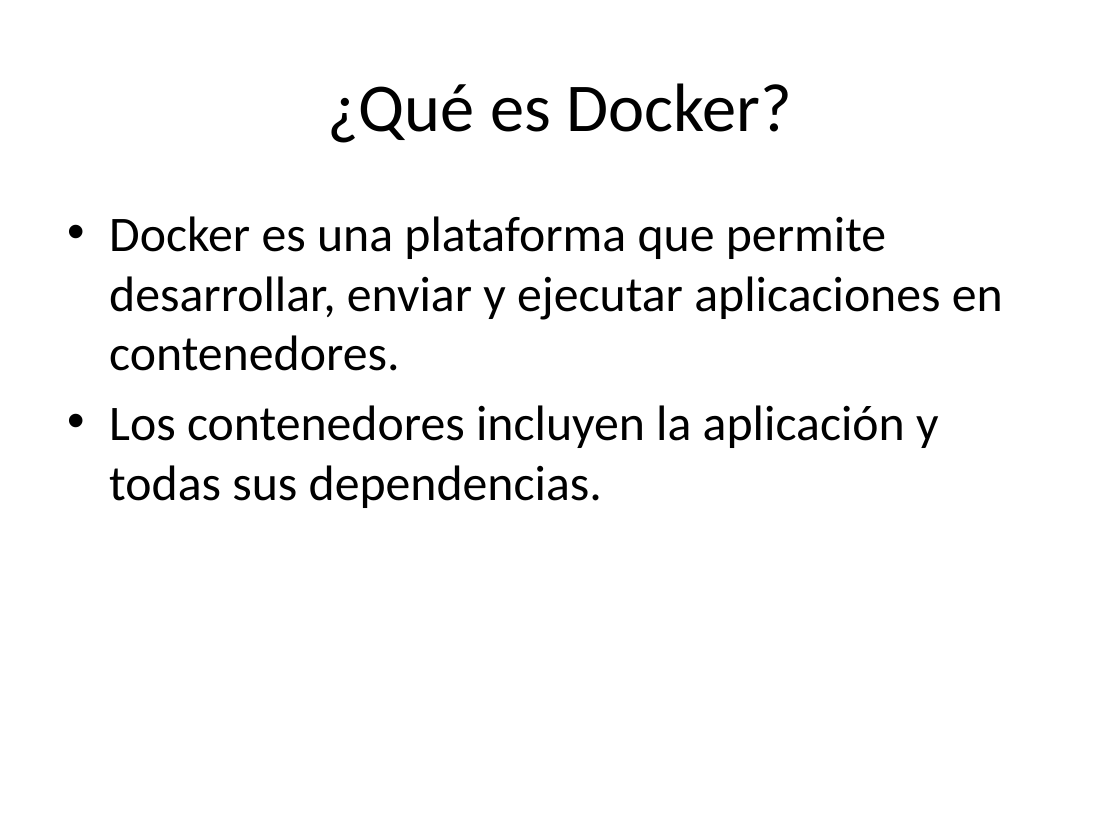
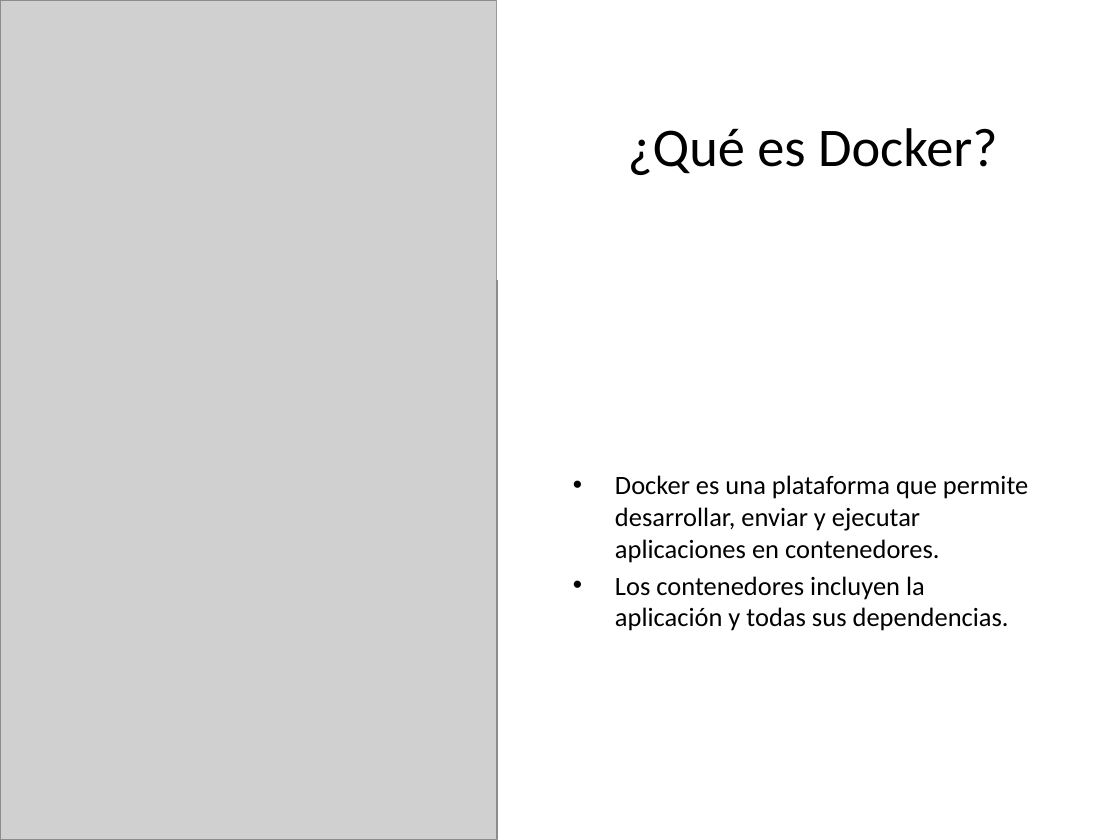
Before and after one commit to AlbertoRuizprofesor/programacion_sistemas_informaticos, a slide deck: slide 2 of MF0964_3 Desarrollo de elementos software para gestión de/SISTEMAS INFORMATICOS/DOCKER/docker_docker_desktop_presentacion_detallada.pptx. Drawn at 1120x840 pixels with LibreOffice and Linux fonts; fonts in the diff are those of the drawing; grey boxes stand for pictures. Boxes give left, top, right and bottom in pixels: in the first picture for what was removed or moved away, otherwise in the second. Text is boxed around its words. In the diff, an @@ line names an element or a change of style, - is before the commit and + after.

```diff
--- a/MF0964_3 Desarrollo de elementos software para gestión de/SISTEMAS INFORMATICOS/DOCKER/docker_docker_desktop_presentacion_detallada.pptx
+++ b/MF0964_3 Desarrollo de elementos software para gestión de/SISTEMAS INFORMATICOS/DOCKER/docker_docker_desktop_presentacion_detallada.pptx
@@ picture added at box(0, 0, 497, 840) @@
@@ rectangle added at box(497, 0, 1120, 280), fill #FFFFFF @@
@@ title "¿Qué es Docker?": place and size @@
-title "¿Qué es Docker?" at box(327, 83, 792, 143)
+title "¿Qué es Docker?" at box(628, 128, 997, 175)
@@ title "¿Qué es Docker?" at box(628, 128, 997, 175): size 44 to 35 pt @@
@@ text "Docker es una plataforma que ...": place and size @@
-text "Docker es una plataforma que ..." at box(109, 216, 1003, 508)
+text "Docker es una plataforma que ..." at box(615, 475, 1028, 631)
@@ text "Docker es una plataforma que ..." at box(615, 475, 1028, 631): size 32 to 17 pt; less space between paragraphs; vertical alignment top to middle @@
```
Also in this commit, not shown: 32 other slides changed, 1 other file.
